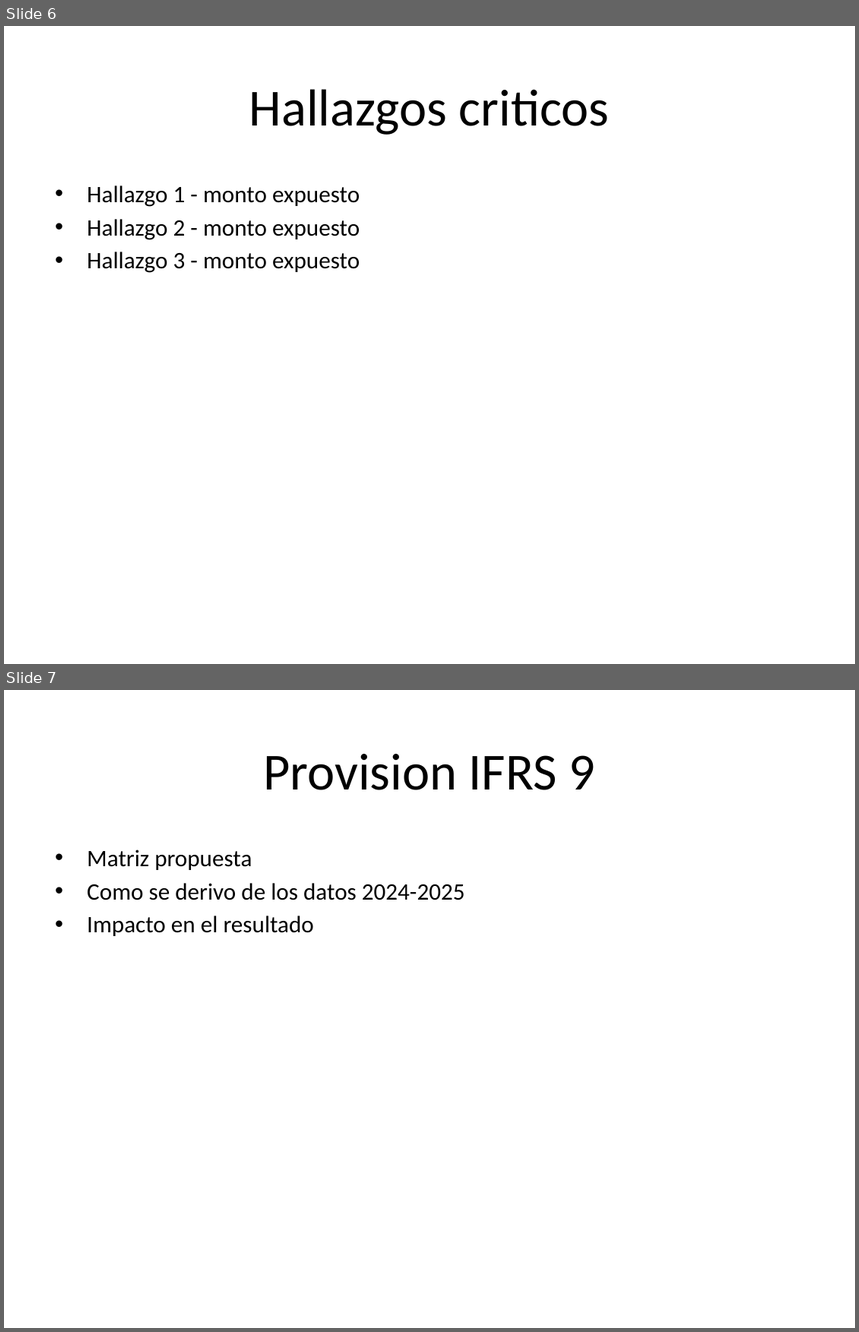
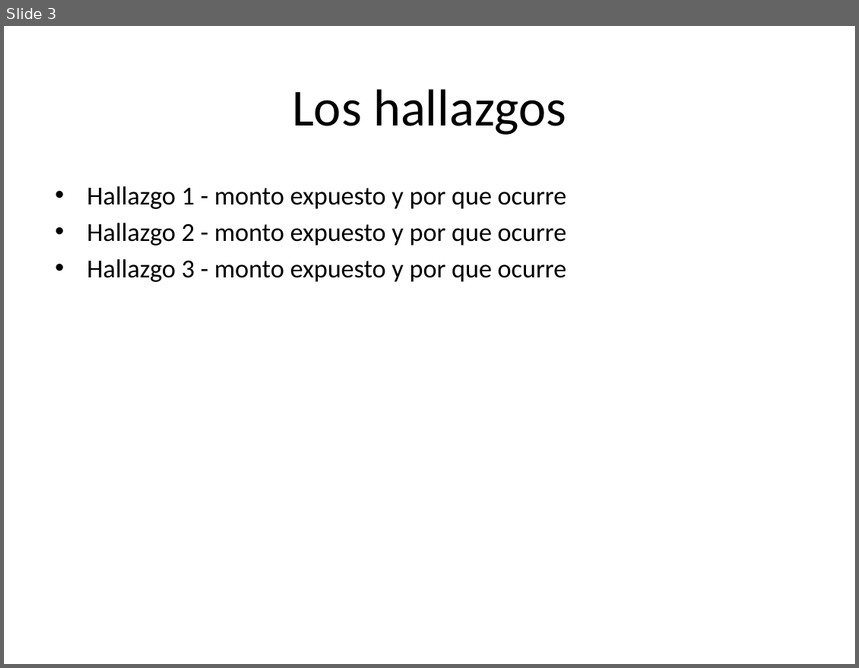
Before and after one commit to wcalcagno/hackathon-ubb-2026, a slide deck: templates/plantilla-presentacion.pptx. Shown one above the other, each under a label of ours: slides 6 and 7 before the commit, slide 3 after it. The pictures are 859x1332 and 859x668 pixels, drawn with LibreOffice and Linux fonts; fonts in the diff are those of the drawing. Boxes give left, top, right and bottom in pixels: in the first picture for what was removed or moved away, otherwise in the second. Text is boxed around its words. In the diff, an @@ line names an element or a change of style, - is before the commit and + after.

```diff
--- a/templates/plantilla-presentacion.pptx
+++ b/templates/plantilla-presentacion.pptx
@@ slide 7 removed at box(4, 690, 855, 1328), background #FFFFFF @@
@@ title removed at box(263, 754, 595, 790) @@
-Provision IFRS 9
@@ text removed at box(87, 850, 465, 936) @@
-• Matriz propuesta
-• Como se derivo de los datos 2024-2025
-• Impacto en el resultado
@@ what was slide 6 is now slide 3 @@
@@ slide 3 changed as well @@
@@ title at box(292, 89, 566, 135): text changed @@
-Hallazgos criticos
+Los hallazgos
@@ text at box(87, 186, 567, 282): text changed; size 20 to 22 pt @@
-• Hallazgo 1 - monto expuesto
-• Hallazgo 2 - monto expuesto
-• Hallazgo 3 - monto expuesto
+• Hallazgo 1 - monto expuesto y por que ocurre
+• Hallazgo 2 - monto expuesto y por que ocurre
+• Hallazgo 3 - monto expuesto y por que ocurre
```
Also in this commit, not shown: 1 other slide changed, 4 slides added, 9 other slides removed, 4 other files.
